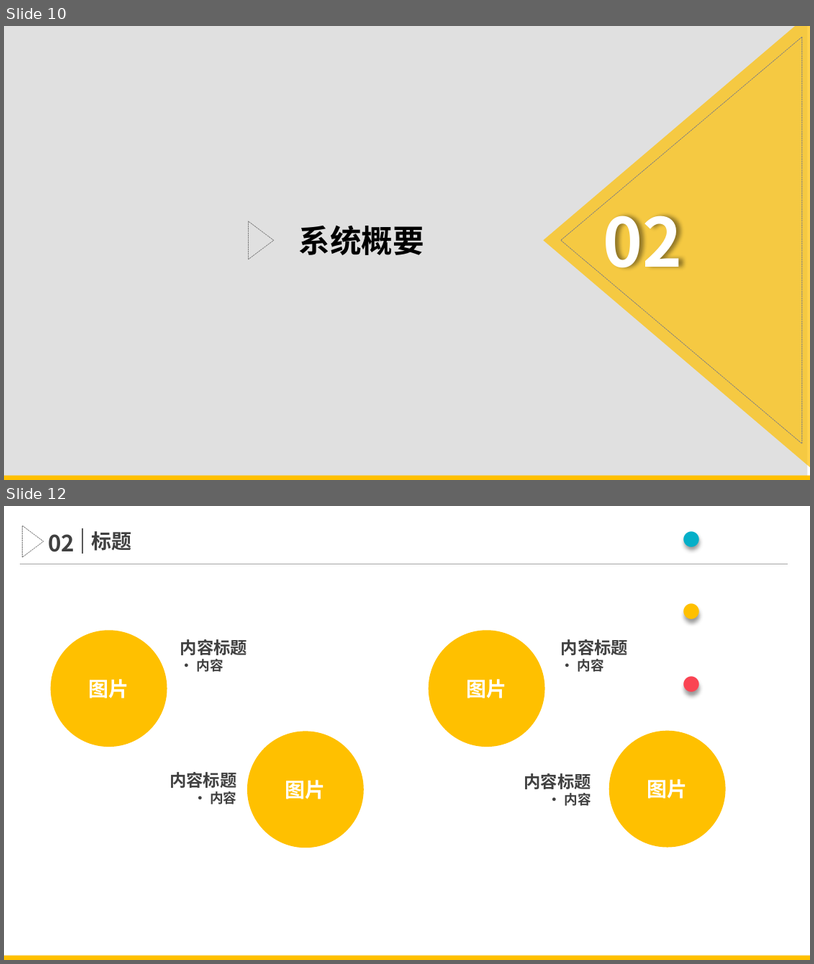
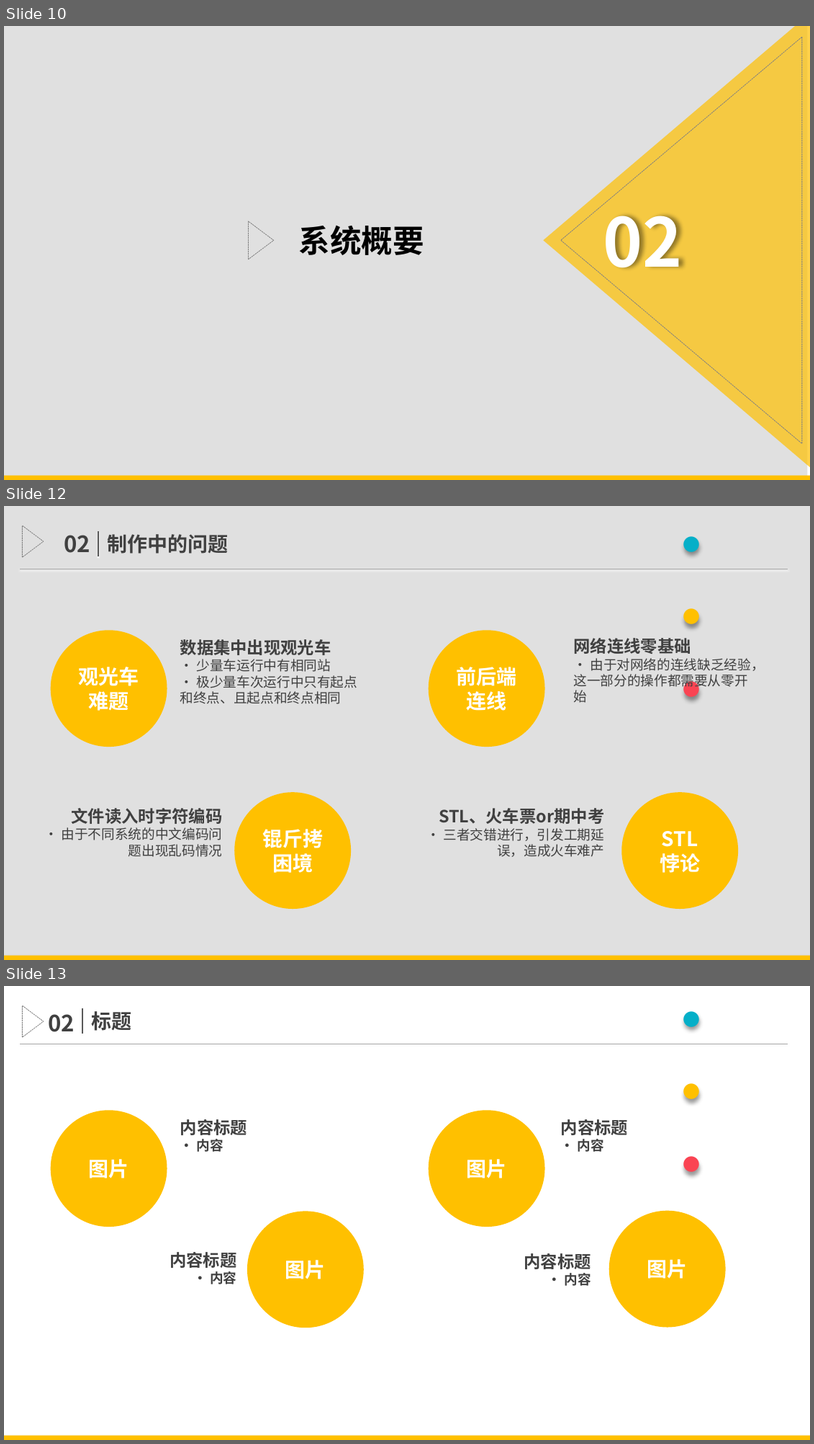
Before and after one commit to TimerChen/TrainTickets, a slide deck: Presentation/presentation.pptx. Shown one above the other, each under a label of ours: slides 10 and 12 before the commit, slides 10, 12 and 13 after it; the slides between them are not shown. The pictures are 814x964 and 814x1444 pixels, drawn with LibreOffice and Linux fonts; fonts in the diff are those of the drawing. Boxes give left, top, right and bottom in pixels: in the first picture for what was removed or moved away, otherwise in the second. Text is boxed around its words. In the diff, an @@ line names an element or a change of style, - is before the commit and + after.

```diff
--- a/Presentation/presentation.pptx
+++ b/Presentation/presentation.pptx
@@ slide 12 added at bbox=[4, 506, 810, 960], background #FFFFFF @@
@@ rectangle added at bbox=[4, 506, 810, 960], fill #000000 at 12% opacity @@
@@ flow chart merge added at bbox=[22, 525, 43, 557], outline #808080 0.5 pt dashed @@
@@ text added at bbox=[654, 506, 787, 584], 54 pt, text #05AFC8, bold @@
+· · ·
@@ text added at bbox=[64, 535, 90, 553], 20 pt, text #404040, bold @@
+02
@@ line added from (98, 556) to (98, 531), #595959 1.5 pt @@
@@ text added at bbox=[108, 534, 229, 554], 18 pt, text #404040, bold @@
+制作中的问题
@@ line added from (20, 569) to (788, 569), #A6A6A6 0.75 pt @@
@@ ellipse added at bbox=[52, 631, 166, 746], fill #FFC000, outline #FFC000 2 pt, 18 pt, text #FFFFFF, bold @@
+观光车难题
@@ ellipse added at bbox=[430, 631, 544, 746], fill #FFC000, outline #FFC000 2 pt, 18 pt, text #FFFFFF, bold @@
+前后端连线
@@ text added at bbox=[180, 639, 358, 704], 12 pt, text #404040 @@
+数据集中出现观光车
+· 少量车运行中有相同站
+· 极少量车次运行中只有起点和终点、且起点和终点相同
@@ text added at bbox=[574, 638, 764, 703], 12 pt, text #404040 @@
+网络连线零基础
+· 由于对网络的连线缺乏经验，这一部分的操作都需要从零开始
@@ text added at bbox=[62, 808, 223, 857], 12 pt, text #404040 @@
+文件读入时字符编码
+· 由于不同系统的中文编码问题出现乱码情况
@@ ellipse added at bbox=[235, 793, 350, 908], fill #FFC000, outline #FFC000 2 pt, 18 pt, text #FFFFFF, bold @@
+锟斤拷
+困境
@@ text added at bbox=[439, 808, 604, 857], 12 pt, text #404040 @@
+STL、火车票or期中考
+· 三者交错进行，引发工期延误，造成火车难产
@@ ellipse added at bbox=[623, 793, 738, 908], fill #FFC000, outline #FFC000 2 pt, 18 pt, text #FFFFFF, bold @@
+STL
+悖论
@@ rectangle added at bbox=[4, 955, 810, 960], fill #FFC000 @@
@@ what was slide 12 is now slide 13 @@
```
Also in this commit, not shown: 1 slide changed, 1 other slide added, 1 slide removed, 10 other files.
